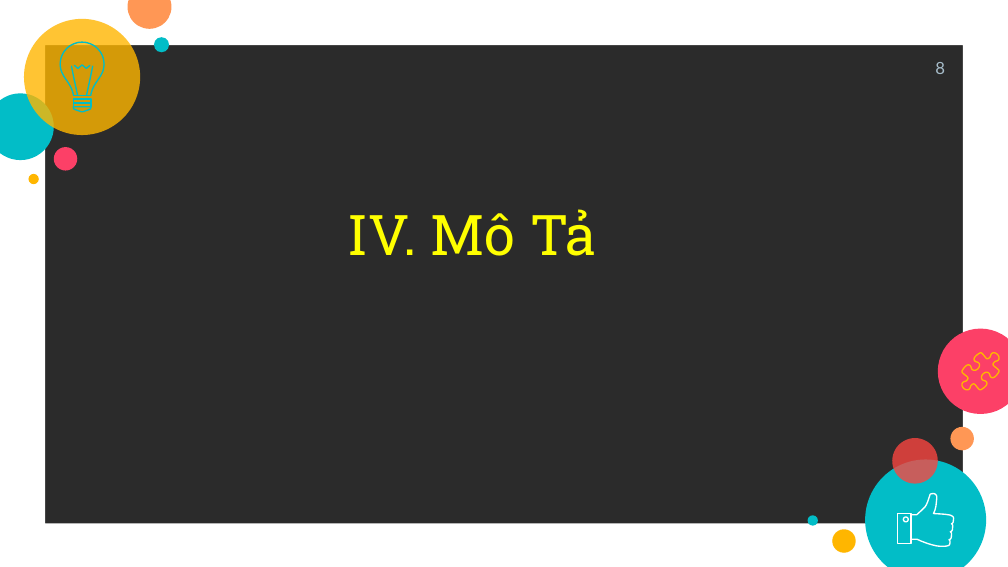
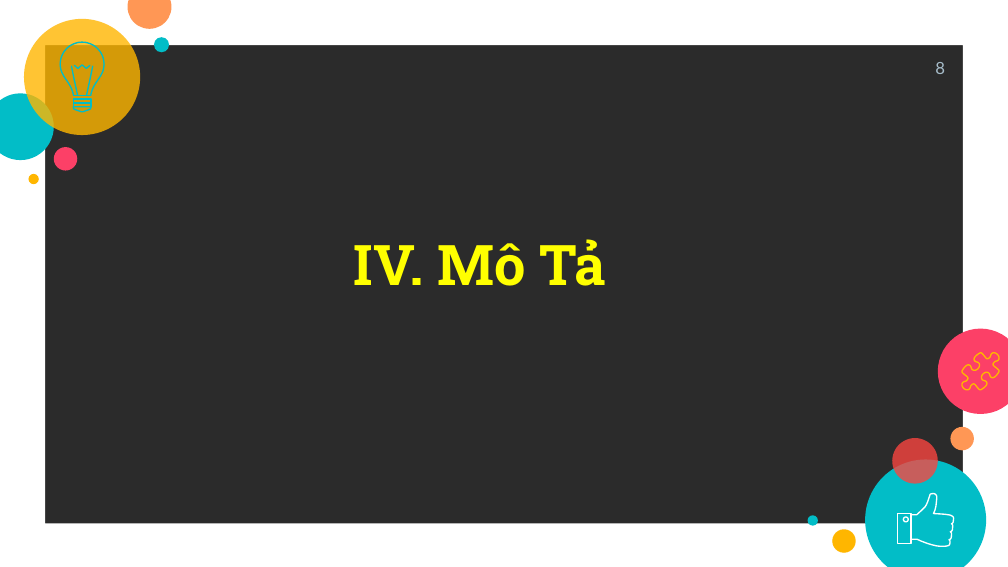
Before and after one commit to tai9/btl-csdl, a slide deck: slide 8 of thuyết trình CSDL.pptx. Drawn at 1008x567 pixels with LibreOffice and Linux fonts; fonts in the diff are those of the drawing; background and template pictures are left out; a plain dark background stands for a picture behind light text. Boxes give left, top, right and bottom in pixels: in the first picture for what was removed or moved away, otherwise in the second. Text is boxed around its words. In the diff, an @@ line names an element or a change of style, - is before the commit and + after.

```diff
--- a/thuyết trình CSDL.pptx
+++ b/thuyết trình CSDL.pptx
@@ title "IV. Mô Tả": place and size @@
-title "IV. Mô Tả" at (348,209,596,256)
+title "IV. Mô Tả" at (354,239,605,286)
@@ title "IV. Mô Tả" at (354,239,605,286): bold on @@
```
Also in this commit, not shown: 1 other slide changed, 1 slide added.
